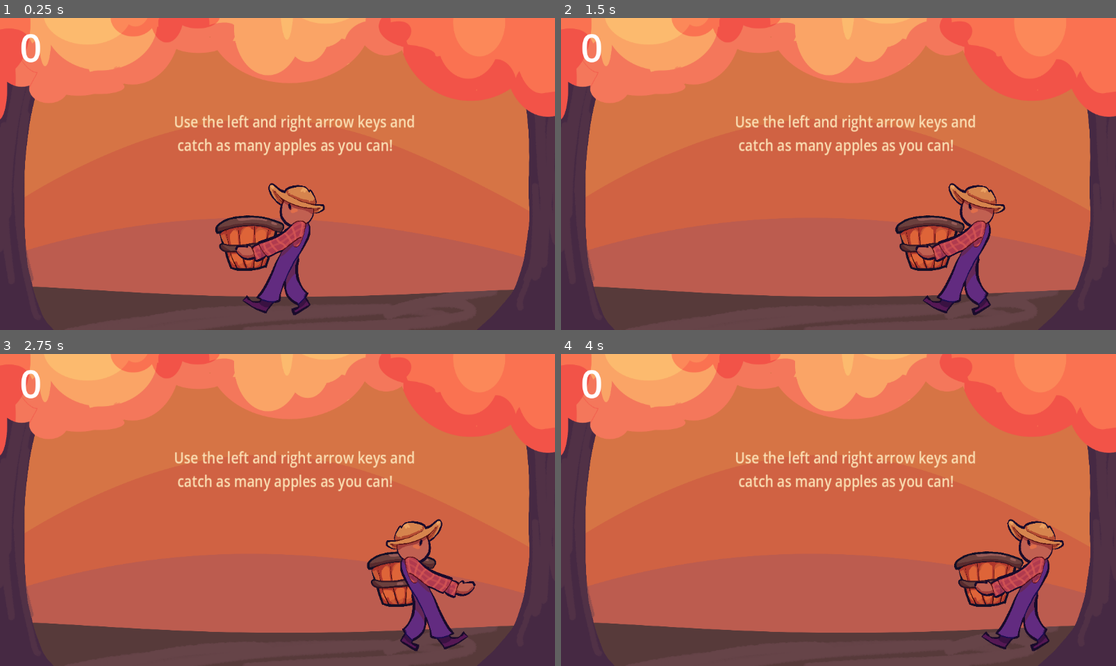
Above: before the commit, frames 1-4 (two rows, left to right).
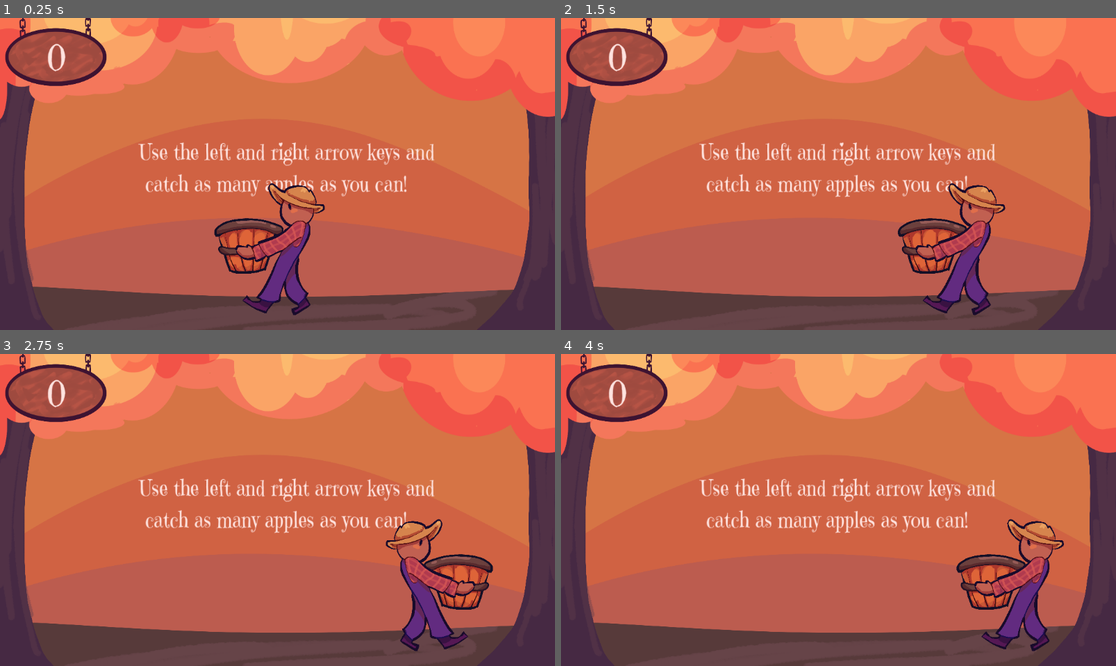
Above: after the commit, the same moments.

Repository: TapwaterLKB/catching-apples
Game: Godot game, scene res://game.tscn
Same seed, same stepped clock (60 frames per second), same inputs: the game is played once before the commit and once after it.
Inputs:
- Up to frame 1 (0.25 s): no input
- Up to frame 2 (1.5 s): tap Enter at 0.5 s; hold Right (move_right) 0.53-1.28 s; hold Left (move_left) from 1.28 s (still down)
- Up to frame 3 (2.75 s): release Left (move_left) at 2.03 s; hold Right (move_right) from 2.03 s (still down)
- Up to frame 4 (4 s): release Right (move_right) at 3.53 s; hold Left (move_left) from 3.53 s (still down)

The runs differ from the first frame. In frame 1, 6.7% of the frame differs, in the area x 0-79%, y 0-82%; in frame 2, 6.8%; in frame 3, 7.8%, in the area x 0-89%, y 0-82%; in frame 4, 6.8%.

Commit message:
Working

Diff:
--- a/apple_two.gd
+++ b/apple_two.gd
@@ -7,5 +7,5 @@
 
 
 # Called every frame. 'delta' is the elapsed time since the previous frame.
-func _process(delta: float) -> void:
+func _process(_delta: float) -> void:
 	pass
--- a/basket.gd
+++ b/basket.gd
@@ -7,7 +7,7 @@
 func _ready() -> void:
 	pass # Replace with function body.
 
-func _process(delta: float) -> void:
+func _process(_delta: float) -> void:
 	pass
 
 func _on_body_entered(body: Node2D) -> void:
--- a/basket.tscn
+++ b/basket.tscn
@@ -8,6 +8,12 @@
 scale = Vector2(1.38899, 1.43349)
 script = ExtResource("1_bfy2o")
 apple_scene = ExtResource("2_mnmd3")
+metadata/_edit_group_ = true
+
+[node name="CollisionPolygon2D3" type="CollisionPolygon2D" parent="."]
+position = Vector2(0.719948, 4.18559)
+rotation = 0.000351327
+polygon = PackedVector2Array(-69, -43, -44.6414, -13.2387, 35.9922, -14.6622, 63, -48, 52.5576, 4.16712, -0.704997, 42.5537, -56.1532, 7.69331)
 
 [node name="Sprite2D" type="Sprite2D" parent="."]
 scale = Vector2(0.199018, 0.199018)
@@ -20,9 +26,4 @@
 rotation = 0.000351327
 polygon = PackedVector2Array(-69, -43, -44.6414, -13.2387, 35.9922, -14.6622, 63, -48, 52.5576, 4.16712, -0.704997, 42.5537, -56.1532, 7.69331)
 
-[node name="CollisionPolygon2D3" type="CollisionPolygon2D" parent="."]
-position = Vector2(0.719948, 4.18559)
-rotation = 0.000351327
-polygon = PackedVector2Array(-69, -43, -44.6414, -13.2387, 35.9922, -14.6622, 63, -48, 52.5576, 4.16712, -0.704997, 42.5537, -56.1532, 7.69331)
-
 [connection signal="body_entered" from="." to="." method="_on_body_entered"]
--- a/game.gd
+++ b/game.gd
@@ -23,7 +23,6 @@
 	$ScoreLabel.text = str(score)
 
 func _on_basket_caught(apl: Node2D) -> void:
-	print("working :0")
 	score += 1
 	apl.queue_free()
 	update_score(score)
--- a/game.tscn
+++ b/game.tscn
@@ -7,7 +7,9 @@
 [ext_resource type="Script" path="res://label.gd" id="6_bbnkl"]
 [ext_resource type="Texture2D" uid="uid://cb8i7i65h25m4" path="res://TreetopsYellow.PNG" id="7_4dmjc"]
 [ext_resource type="PackedScene" uid="uid://bt070uscdrvfg" path="res://apple_two.tscn" id="7_60hft"]
+[ext_resource type="FontFile" uid="uid://diu3dqjlgf6a3" path="res://Emilys_Candy/EmilysCandy-Regular.ttf" id="7_f8bqn"]
 [ext_resource type="Script" path="res://score_label.gd" id="8_2tmu1"]
+[ext_resource type="Texture2D" uid="uid://dkb0uufbrbo67" path="res://Sign.PNG" id="9_bsdsy"]
 
 [sub_resource type="Curve2D" id="Curve2D_8k455"]
 _data = {
@@ -19,8 +21,9 @@
 distance = -88.4335
 
 [sub_resource type="LabelSettings" id="LabelSettings_uy3vi"]
-font_size = 27
-font_color = Color(0.984314, 0.878431, 0.705882, 1)
+line_spacing = 6.0
+font_size = 38
+font_color = Color(0.999999, 0.891124, 0.873296, 1)
 
 [node name="Game" type="Node"]
 script = ExtResource("1_si3pb")
@@ -31,7 +34,8 @@
 position = Vector2(580, 480)
 speed = 450
 
-[node name="Basket" parent="Player" instance=ExtResource("4_hlrky")]
+[node name="Basket2" parent="Player" instance=ExtResource("4_hlrky")]
+visible = false
 z_index = -1
 position = Vector2(-103.223, -18.0229)
 collision_layer = 2
@@ -68,29 +72,37 @@
 autostart = true
 
 [node name="Label" type="Label" parent="."]
-offset_left = 361.0
-offset_top = 192.0
-offset_right = 1280.0
-offset_bottom = 269.0
+offset_left = 289.0
+offset_top = 249.0
+offset_right = 879.0
+offset_bottom = 351.0
 scale = Vector2(1.03835, 1.22107)
+theme_override_fonts/font = ExtResource("7_f8bqn")
 text = "Use the left and right arrow keys and
  catch as many apples as you can!"
 label_settings = SubResource("LabelSettings_uy3vi")
 script = ExtResource("6_bbnkl")
 
 [node name="ScoreLabel" type="Label" parent="."]
-z_index = 1
-offset_left = 41.0
-offset_top = 5.0
-offset_right = 87.0
-offset_bottom = 115.0
+z_index = 2
+offset_left = 96.0
+offset_top = 38.0
+offset_right = 144.0
+offset_bottom = 139.0
+scale = Vector2(0.897689, 0.897689)
+theme_override_colors/font_color = Color(1, 0.890196, 0.87451, 1)
+theme_override_fonts/font = ExtResource("7_f8bqn")
 theme_override_font_sizes/font_size = 80
 text = "0"
 max_lines_visible = 1
 script = ExtResource("8_2tmu1")
 
-[node name="Setting" type="Node" parent="."]
+[node name="Sign" type="Sprite2D" parent="."]
+z_index = 1
+position = Vector2(117, 74)
+scale = Vector2(0.383232, 0.383232)
+texture = ExtResource("9_bsdsy")
 
-[connection signal="caught" from="Player/Basket" to="." method="_on_basket_caught"]
+[connection signal="caught" from="Player/Basket2" to="." method="_on_basket_caught"]
 [connection signal="timeout" from="MobTimer" to="." method="_on_mob_timer_timeout"]
 [connection signal="timeout" from="LableTimer" to="Label" method="_on_lable_timer_timeout"]
--- a/label.gd
+++ b/label.gd
@@ -3,5 +3,5 @@
 @export var label_scene: PackedScene
 
 func _on_lable_timer_timeout() -> void:
-	var label = visible
+	var _label = visible
 	hide()
--- a/player.gd
+++ b/player.gd
@@ -3,11 +3,9 @@
 @export var speed = 400
 var screen_size
 
-
-
 func _ready() -> void:
 	screen_size = get_viewport_rect().size
-
+	pass
 func _process(delta: float) -> void:
 	var velocity = Vector2.ZERO
 	if Input.is_action_pressed("move_right"):
@@ -18,11 +16,18 @@
 	if velocity.length() > 0:
 		velocity = velocity.normalized() * speed
 
+	#flipping sprites
 	if velocity.x != 0:
+		$Sprite2D.flip_v = false
+		$Basket/Sprite2D.flip_v = false
+		$Sprite2D.flip_h = velocity.x > 0
+		$Basket/Sprite2D.flip_h = velocity.x > 0
 
-		$Sprite2D.flip_v = false
-		$Sprite2D.flip_h = velocity.x > 0
-
+	#flipping where my basket is in relation to the player
+	if velocity.x > 0:
+		$Basket.position.x = 95
+	elif velocity.x < 0:
+		$Basket.position.x = -95
 
 	position += velocity * delta
 	position = position.clamp(Vector2.ZERO, screen_size)
--- a/player.tscn
+++ b/player.tscn
@@ -1,6 +1,7 @@
-[gd_scene load_steps=4 format=3 uid="uid://d2sqrxdyt5ryt"]
+[gd_scene load_steps=5 format=3 uid="uid://d2sqrxdyt5ryt"]
 
 [ext_resource type="Script" path="res://player.gd" id="1_b3cwi"]
+[ext_resource type="PackedScene" uid="uid://ddfenqyur3rl8" path="res://basket.tscn" id="2_bs1w3"]
 [ext_resource type="Texture2D" uid="uid://bwnw15ge73sig" path="res://Farmer.PNG.PNG" id="2_fsuf5"]
 
 [sub_resource type="CapsuleShape2D" id="CapsuleShape2D_vbipu"]
@@ -12,6 +13,11 @@
 script = ExtResource("1_b3cwi")
 metadata/_edit_group_ = true
 
+[node name="Basket" parent="." instance=ExtResource("2_bs1w3")]
+position = Vector2(-106.499, -8.19224)
+collision_layer = 2
+collision_mask = 2
+
 [node name="Sprite2D" type="Sprite2D" parent="."]
 scale = Vector2(0.274006, 0.274006)
 texture = ExtResource("2_fsuf5")
@@ -21,5 +27,3 @@
 rotation = 0.309651
 scale = Vector2(2.61494, 0.124795)
 shape = SubResource("CapsuleShape2D_vbipu")
-
-[connection signal="body_entered" from="." to="." method="_on_body_entered"]
Binary file added: Emilys_Candy/EmilysCandy-Regular.ttf
Not shown, added: Emilys_Candy/EmilysCandy-Regular.ttf.import
Not shown, added: Emilys_Candy/OFL.txt
Binary file added: Sign.PNG
Not shown, added: Sign.PNG.import
Not shown: 1 places in game.tscn that only renumber resources
